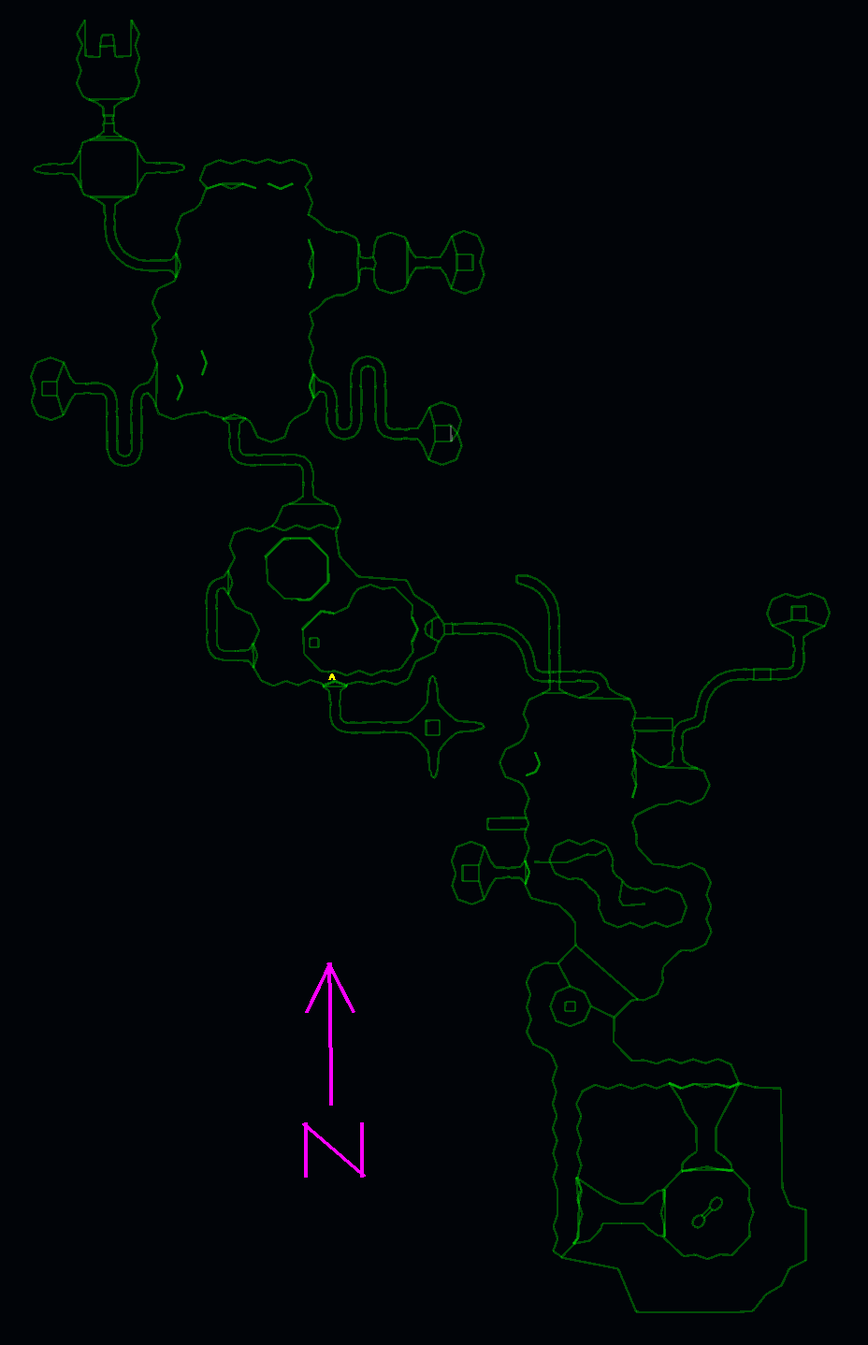
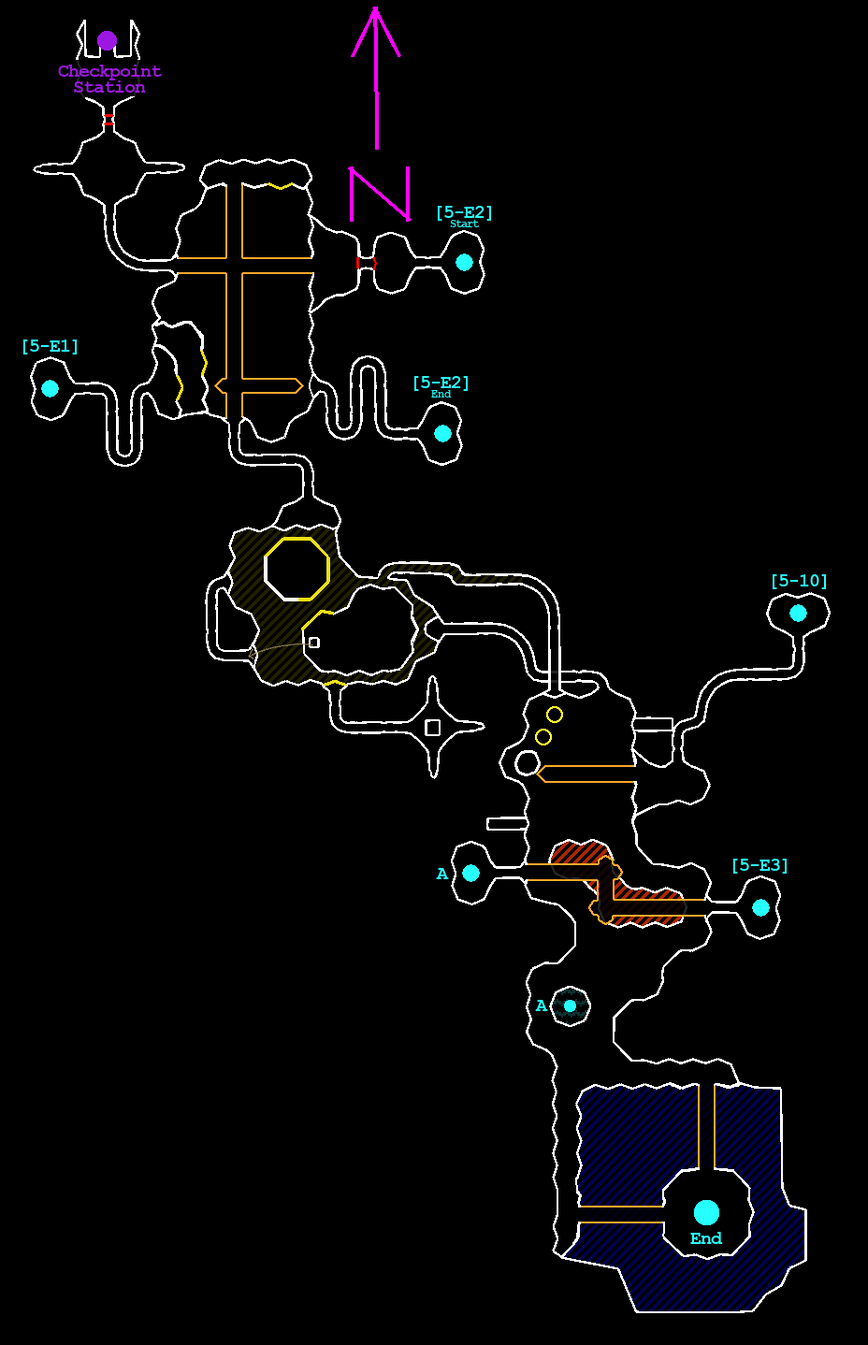
Before/after of a (868, 1345) layered artwork. What changed in the layer stack:
added layer "Portals Etc" above "End #1" over [41, 30, 808, 1226]
added layer "End #1" above "[5-E2]" over [431, 390, 452, 398]
added layer "[5-E2]" above "[5-E2] ..." over [413, 376, 469, 392]
added layer "[5-E2] ..." above "[5-E3]" over [436, 205, 493, 228]
added layer "[5-E3]" above "[5-10]" over [732, 858, 788, 874]
added layer "[5-10]" above "[5-E1]" over [771, 574, 827, 590]
added layer "[5-E1]" above "End" over [22, 339, 78, 355]
added layer "End" above "A #1" over [690, 1231, 724, 1245]
added layer "A #1" above "A" over [435, 868, 450, 880]
added layer "A" above "Checkpoint Station" over [535, 999, 549, 1012]
added layer "Checkpoint Station" above "River" over [57, 64, 162, 93]
added layer "River" (15%) above "Pit" over [229, 525, 522, 685]
added layer "Pit" (38%) above "Water" over [564, 1085, 805, 1312]
added layer "Water" (26%) above "Lava" over [551, 987, 590, 1026]
added layer "Lava" above "Map" over [550, 840, 686, 927]
renamed "Pasted Layer" to "Map", painted on it over [0, 0, 868, 1345]
added layer "Background" over [0, 0, 868, 1345]
